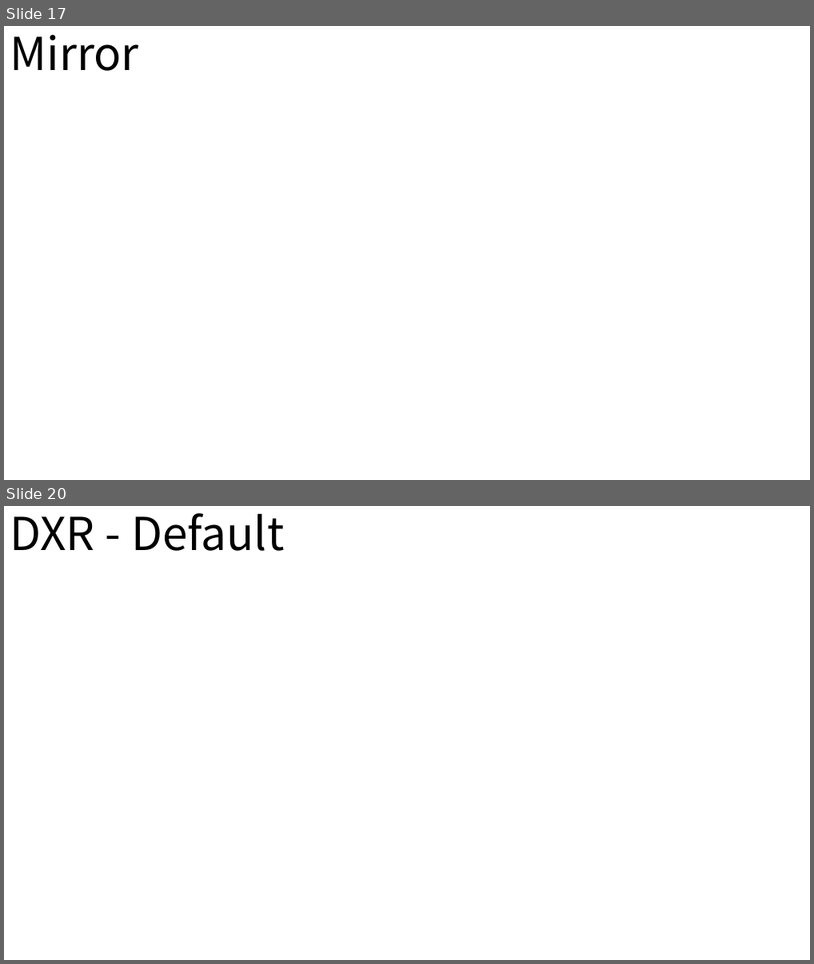
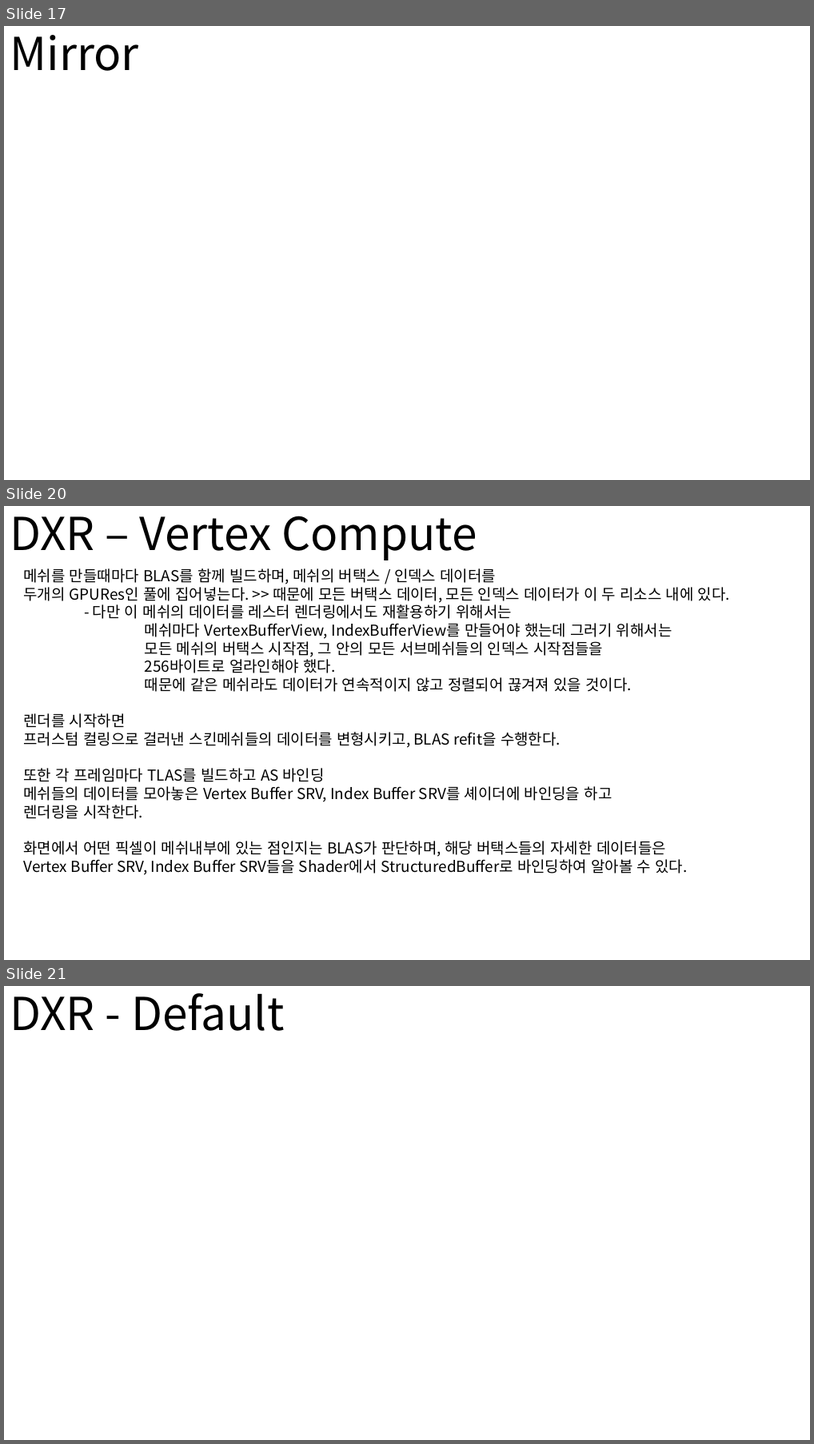
Before and after one commit to nohc2001/PulseCity, a slide deck: Conference/GraphicsStudy/GraphicsHighLevelDesign.pptx. Shown one above the other, each under a label of ours: slides 17 and 20 before the commit, slides 17, 20 and 21 after it; the slides between them are not shown. The pictures are 814x964 and 814x1444 pixels, drawn with LibreOffice and Linux fonts; fonts in the diff are those of the drawing. Boxes give left, top, right and bottom in pixels: in the first picture for what was removed or moved away, otherwise in the second. Text is boxed around its words. In the diff, an @@ line names an element or a change of style, - is before the commit and + after.

```diff
--- a/Conference/GraphicsStudy/GraphicsHighLevelDesign.pptx
+++ b/Conference/GraphicsStudy/GraphicsHighLevelDesign.pptx
@@ slide 20 added at bbox=[4, 506, 810, 960], background #FFFFFF @@
@@ title added at bbox=[10, 516, 478, 560], 54 pt, text #000000 @@
+DXR – Vertex Compute
@@ text added at bbox=[24, 568, 730, 875], 18 pt, text #000000 @@
+메쉬를 만들때마다 BLAS를 함께 빌드하며, 메쉬의 버택스 / 인덱스 데이터를
+두개의 GPURes인 풀에 집어넣는다. >> 때문에 모든 버택스 데이터, 모든 인덱스 데이터가 이 두 리소스 내에 있다.
+- 다만 이 메쉬의 데이터를 레스터 렌더링에서도 재활용하기 위해서는
+메쉬마다 VertexBufferView, IndexBufferView를 만들어야 했는데 그러기 위해서는
+모든 메쉬의 버택스 시작점, 그 안의 모든 서브메쉬들의 인덱스 시작점들을
+256바이트로 얼라인해야 했다.
+때문에 같은 메쉬라도 데이터가 연속적이지 않고 정렬되어 끊겨져 있을 것이다.
+렌더를 시작하면
+프러스텀 컬링으로 걸러낸 스킨메쉬들의 데이터를 변형시키고, BLAS refit을 수행한다.
+또한 각 프레임마다 TLAS를 빌드하고 AS 바인딩
+메쉬들의 데이터를 모아놓은 Vertex Buffer SRV, Index Buffer SRV를 셰이더에 바인딩을 하고
+렌더링을 시작한다.
+화면에서 어떤 픽셀이 메쉬내부에 있는 점인지는 BLAS가 판단하며, 해당 버택스들의 자세한 데이터들은
+Vertex Buffer SRV, Index Buffer SRV들을 Shader에서 StructuredBuffer로 바인딩하여 알아볼 수 있다.
@@ what was slide 20 is now slide 21 @@
```
Also in this commit, not shown: 6 slides changed, 7 other slides added, 4 slides removed, 14 other files.
